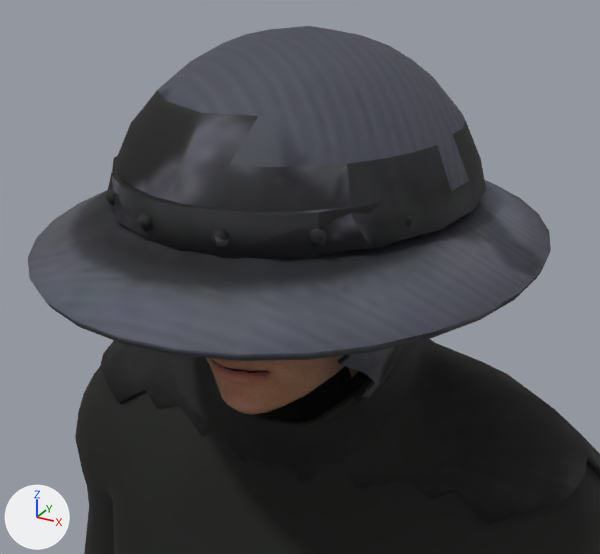
Renders of the glTF model game/models/cast/bossonian.glb from each side of a commit.
Both versions are drawn from a 50 mm camera at (0.283, -0.577, 1.902) aimed at (0.071, -0.191, 1.709). The lights are fixed; the arrows at lower left show +X, +Y and +Z. The first picture is the older version. Vertices at exactly the same position are counted once.

Objects in the first picture: 'aventail', 'body', 'helm', 'shirt'.
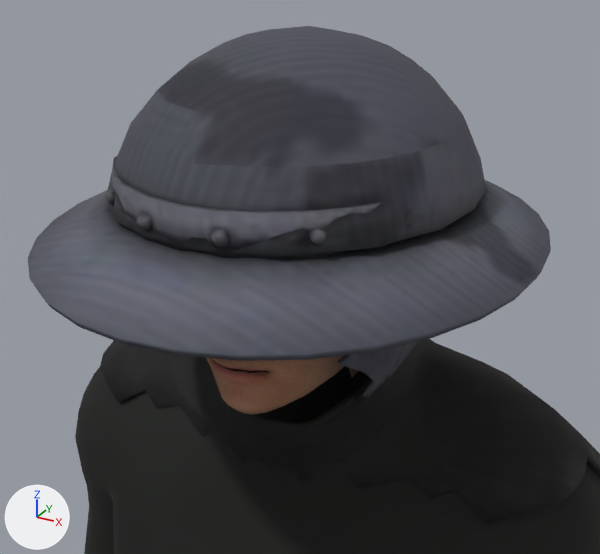
Location of each change, [x1, y1, x2, y2] in pixels of the pictures (600 x 554 px; the box of a moved part takes in the faces that stretch with it):
part 1 of me_dome, moved or reshaped: before [311, 235, 327, 248]; after [311, 235, 327, 247]
part 2 of me_dome, surface changed: [50, 57, 538, 392] in both

The change, as a diff of the scene's bpy script:
```diff
--- a/game/models/cast/bossonian.glb.py
+++ b/game/models/cast/bossonian.glb.py
@@ me_dome @@
 me_dome.from_pydata(...)  # 1295 vertices, 2518 faces; spans x -0.181..0.181, y -0.27..0.136, z 1.58..1.829
 # used by ob_helm; location = (0.0, 0.0, 0.0)
 # verts and faces of me_dome; kept vertices keep their numbers, new ones are numbered from 1295
 # before: 1173 (0.074, -0.175, 1.725), 1174 (0.081, -0.176, 1.732) at pixel (327, 233), 1175 (0.079, -0.178, 1.725) at pixel (324, 245), 1177 (0.081, -0.182, 1.73) at pixel (323, 240), 1179 (0.076, -0.181, 1.724) at pixel (315, 247)
 # before: 1182 (0.072, -0.181, 1.726)
+# me_dome part 1
+delete_faces([(1173, 1175, 1179), (1175, 1177, 1179), (1173, 1179, 1182), (1174, 1177, 1175)])
+verts[1175] = (0.078, -0.177, 1.724)  # moved, pixel (321, 246)
+verts[1179] = (0.078, -0.182, 1.725)  # moved, pixel (318, 247)
+faces += [(1174, 1179, 1175), (1175, 1179, 1182), (1173, 1175, 1182), (1174, 1177, 1179)]
+# me_dome part 2: 2492 kept faces spanning x -0.181..0.181, y -0.27..0.136, z 1.58..1.829 get new texture (UV) coordinates
 me_dome.materials.append(mat_helm_mat)
```
